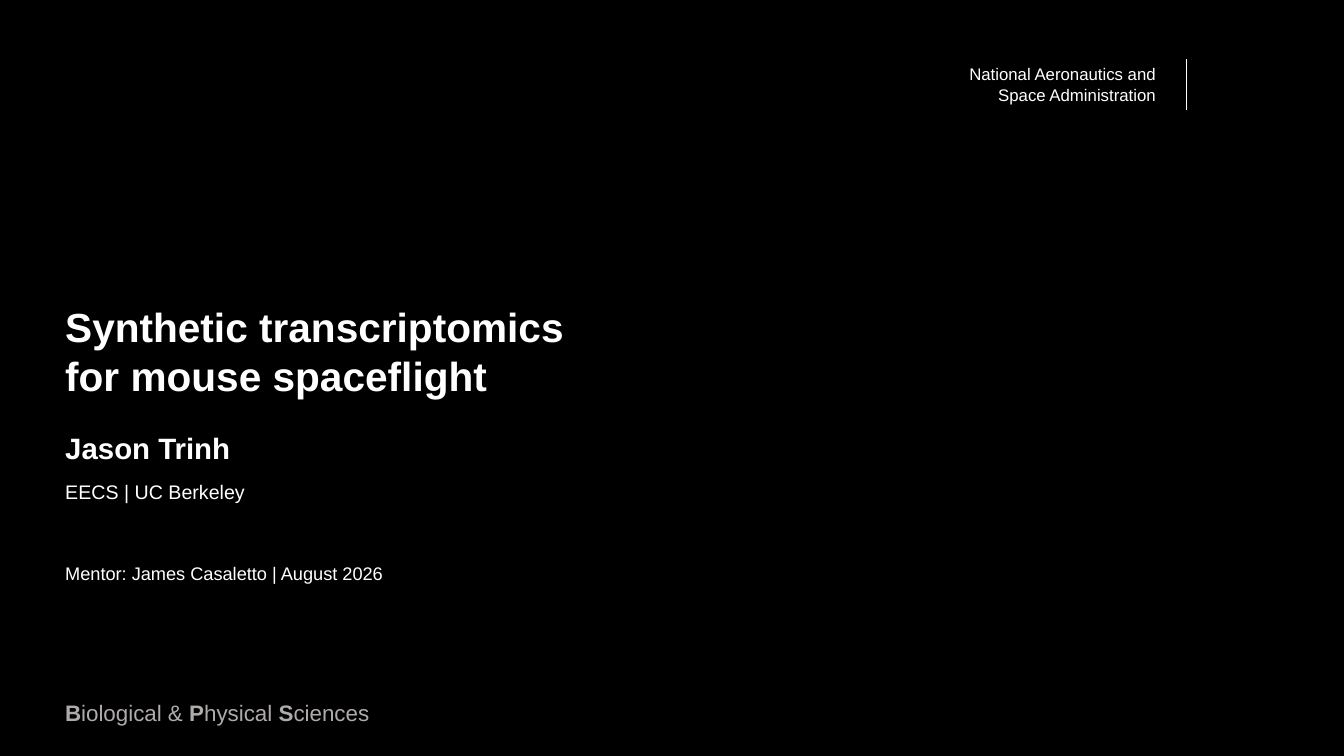
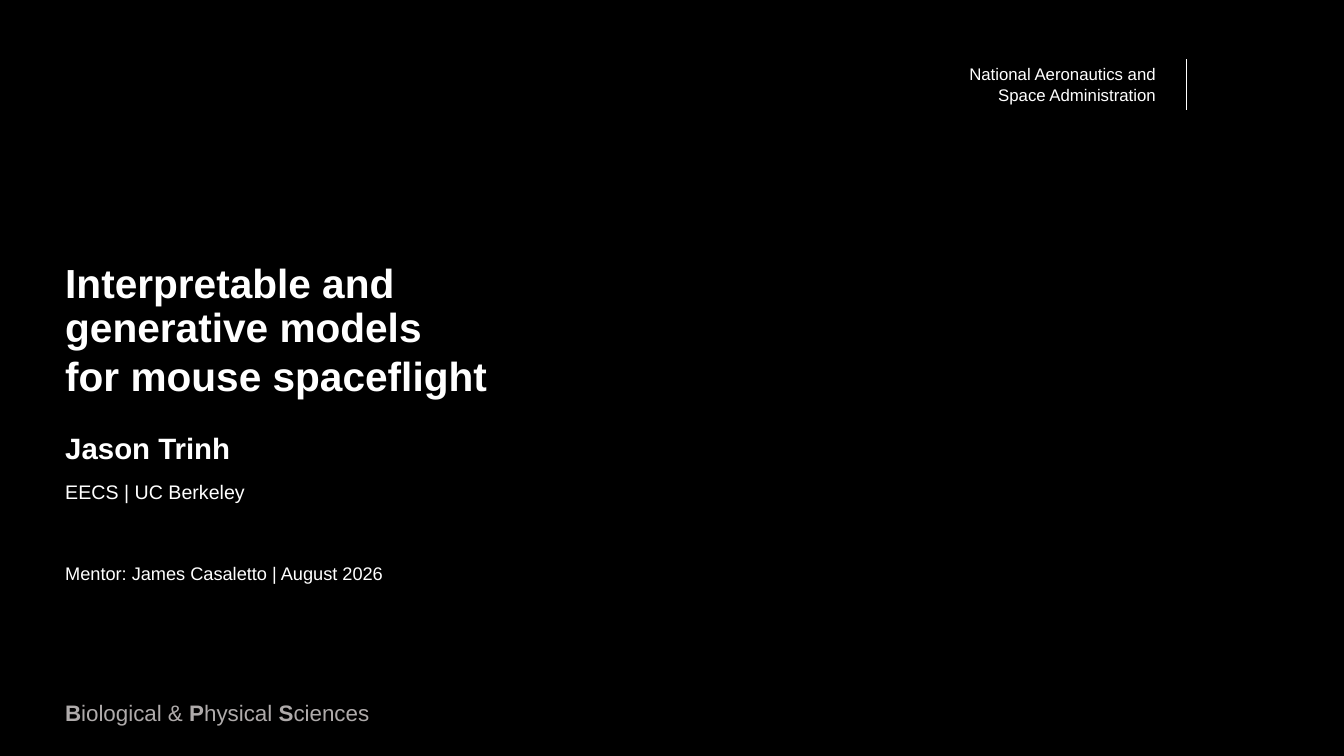
Before and after one commit to jasont314/nasa-mouse, a slide deck: slide 1 of presentation/SLSTP_2026_Generative_Transcriptomics.pptx. Drawn at 1344x756 pixels with LibreOffice and Linux fonts; fonts in the diff are those of the drawing; background and template pictures are left out. Boxes give left, top, right and bottom in pixels: in the first picture for what was removed or moved away, otherwise in the second. Text is boxed around its words. In the diff, an @@ line names an element or a change of style, - is before the commit and + after.

```diff
--- a/presentation/SLSTP_2026_Generative_Transcriptomics.pptx
+++ b/presentation/SLSTP_2026_Generative_Transcriptomics.pptx
@@ text at (65, 268, 487, 399): text changed @@
-Synthetic transcriptomics
-for mouse spaceflight
+Interpretable and generative models
+for mouse spaceflight
```
Also in this commit, not shown: 2 other slides changed, 5 slides added, 1 slide removed, 3 other files.
